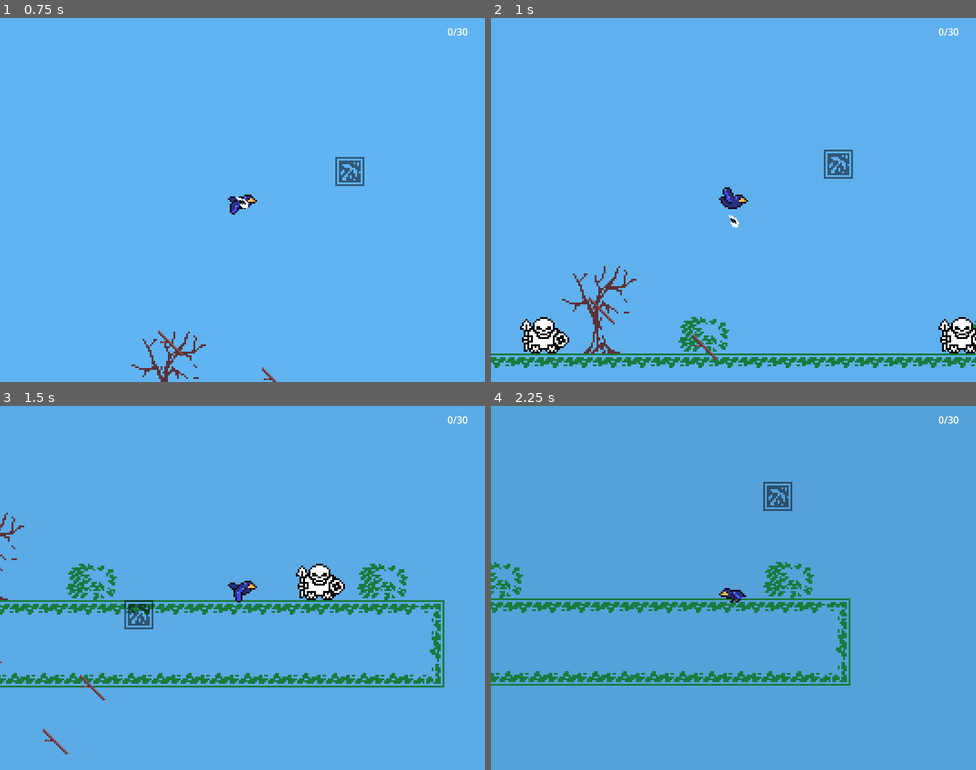
Above: before the commit, frames 1-4 (two rows, left to right).
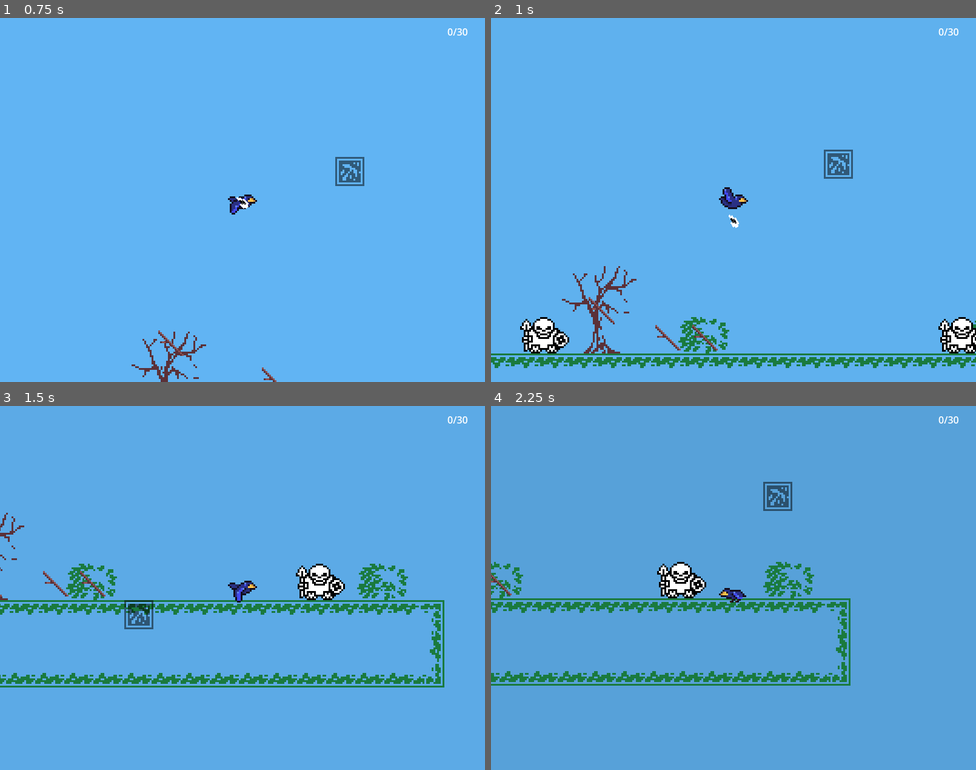
Above: after the commit, the same moments.

Repository: Gladiu/Birds-jam
Game: Godot game, scene res://scn/main.tscn
The game is run twice, just before and just after one commit, with the same random seed, the same clock (stepped at 60 frames per second) and the same inputs.
Inputs (mouse positions are in pixels of both pictures, inside the frame that each line leads up to):
- Up to frame 1 (0.75 s): move the mouse to (349, 181) at 0.52 s; hold D (move_right) from 0.53 s (still down); tap Ctrl (poop) at 0.6 s
- Up to frame 2 (1 s): keep holding D (move_right)
- Up to frame 3 (1.5 s): keep holding D (move_right); move the mouse to (145, 606) at 1.27 s; tap Space (fly) at 1.35 s
- Up to frame 4 (2.25 s): tap Ctrl (poop) at 1.55 s; move the mouse to (782, 507) at 2.02 s; release D (move_right) at 2.03 s; hold A (move_left) from 2.03 s (still down); click (782, 507) at 2.1 s

Frame 1 is identical in both runs. In frame 2, 0.2% of the frame differs, in the area x 8-47%, y 84-94%; in frame 3, 0.2%; in frame 4, 0.8%, in the area x 0-45%, y 42-53%.

Commit message:
Hotfix

Diff:
--- a/scn/main.tscn
+++ b/scn/main.tscn
@@ -34,23 +34,15 @@
 
 [node name="Stick" parent="." instance=ExtResource("5_b6phj")]
 position = Vector2(223, 530)
-collision_layer = 1
-collision_mask = 1
 
 [node name="Stick2" parent="." instance=ExtResource("5_b6phj")]
 position = Vector2(113, 380)
-collision_layer = 1
-collision_mask = 1
 
 [node name="Stick3" parent="." instance=ExtResource("5_b6phj")]
 position = Vector2(284, 441)
-collision_layer = 1
-collision_mask = 1
 
 [node name="Stick4" parent="." instance=ExtResource("5_b6phj")]
 position = Vector2(20, 544)
-collision_layer = 1
-collision_mask = 1
 
 [node name="Enemy" parent="." instance=ExtResource("7_vnkvy")]
 position = Vector2(114, 524)
--- a/scn/player.tscn
+++ b/scn/player.tscn
@@ -135,4 +135,8 @@
 [node name="PickupRangeShape" type="CollisionShape2D" parent="PickupRange"]
 shape = SubResource("CircleShape2D_dltx8")
 
+[node name="PoopCooldown" type="Timer" parent="."]
+one_shot = true
+
 [connection signal="body_entered" from="PickupRange" to="." method="_on_pickup_range_body_entered"]
+[connection signal="timeout" from="PoopCooldown" to="." method="_on_poop_cooldown_timeout"]
--- a/scn/stick.tscn
+++ b/scn/stick.tscn
@@ -8,7 +8,7 @@
 
 [node name="Stick" type="CharacterBody2D" node_paths=PackedStringArray("_sprite")]
 collision_layer = 32
-collision_mask = 2
+collision_mask = 6
 script = ExtResource("1_01kma")
 _sprite = NodePath("Sprite2D")
 
--- a/src/player.gd
+++ b/src/player.gd
@@ -18,6 +18,7 @@
 
 var _facing_direction: FacingDirection = FacingDirection.RIGHT
 var _stick_to_pick_up: Stick
+var _poop_on_cooldown: bool = false
 
 var _poop_scn: = preload("res://scn/poop.tscn")
 
@@ -70,11 +71,13 @@
 				stick_pick_up_requested.emit()
 
 	# Poop
-	if Input.is_action_just_pressed("poop"):
+	if Input.is_action_just_pressed("poop") and not _poop_on_cooldown:
 		var poop: = _poop_scn.instantiate()
 		get_tree().root.add_child(poop)
 		poop.global_position = global_position
 		poop.velocity = velocity
+		_poop_on_cooldown = true
+		$PoopCooldown.start()
 
 
 func _on_pickup_range_body_entered(body: Node2D):
@@ -92,3 +95,7 @@
 	if pick_up and _stick_to_pick_up:
 		_stick_to_pick_up.pickup()
 	_stick_to_pick_up = null
+
+
+func _on_poop_cooldown_timeout():
+	_poop_on_cooldown = false
